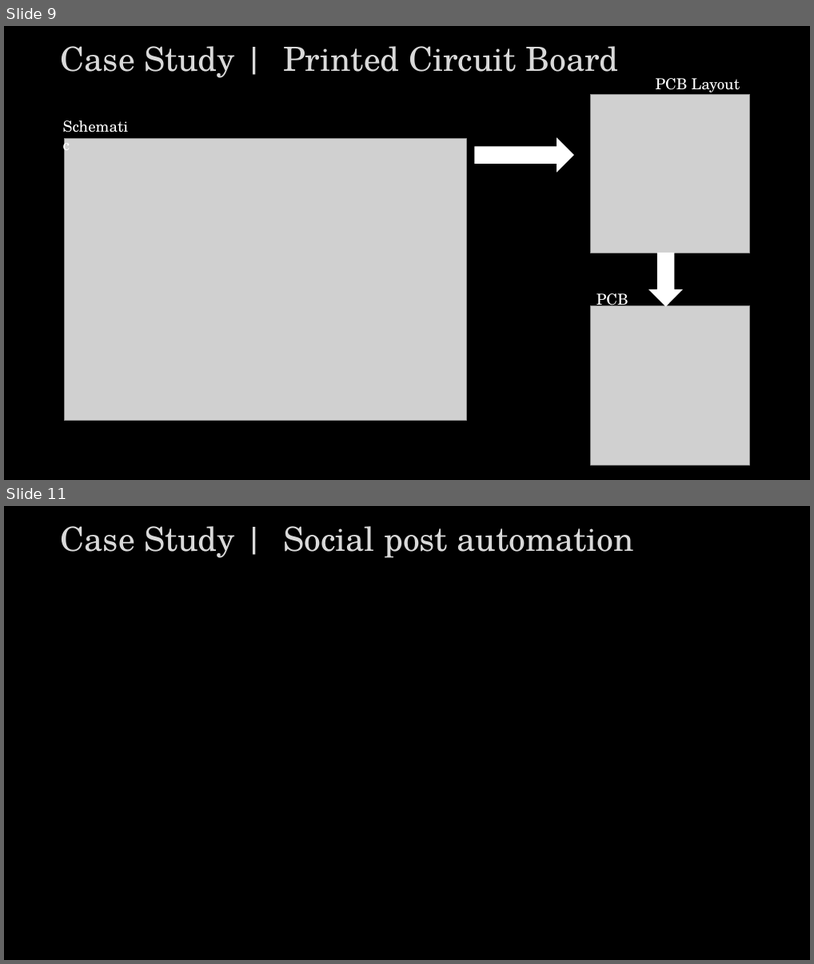
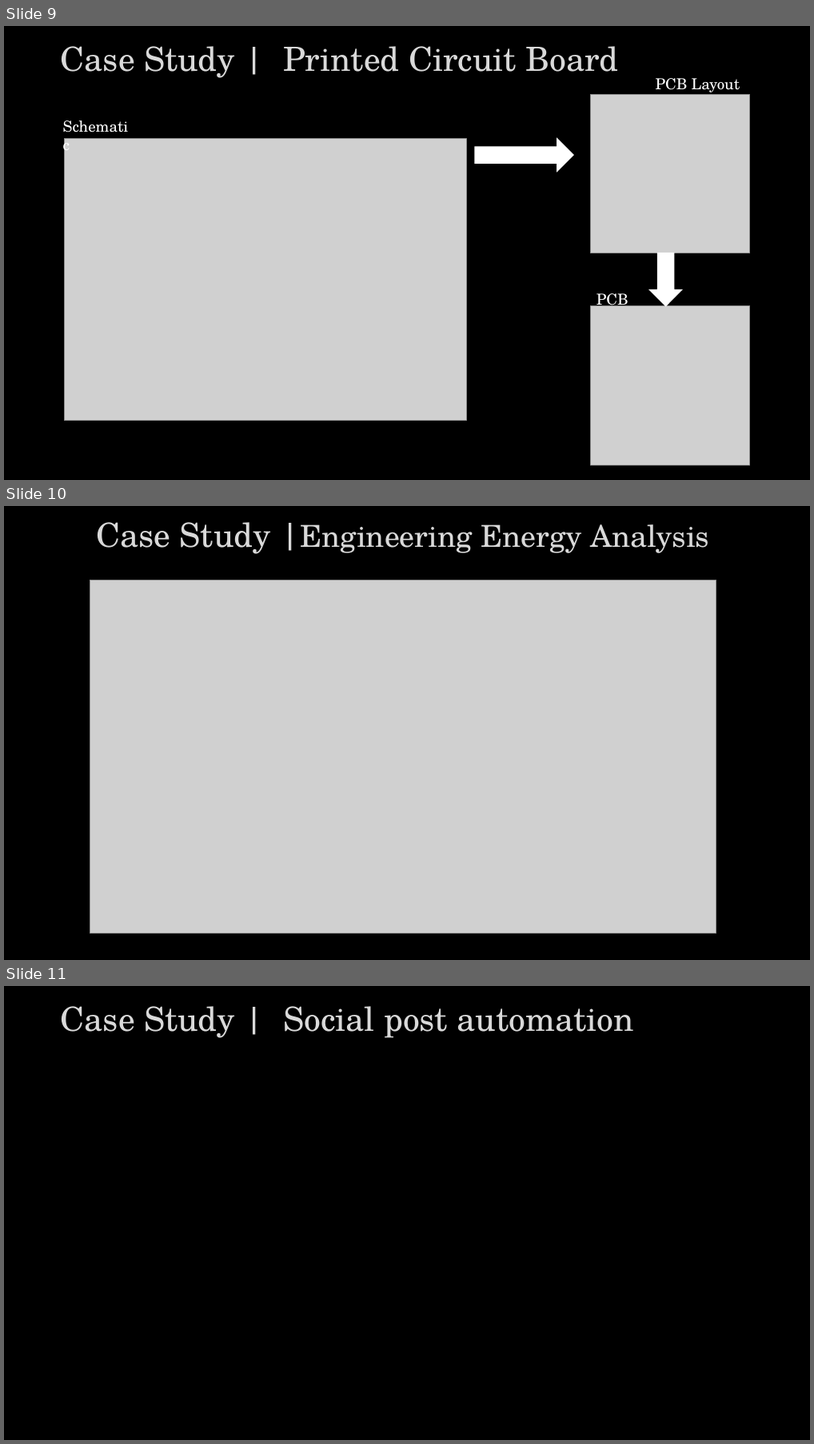
Before and after one commit to Tooblippe/tooblippe, a slide deck: assets/presentation-elements.pptx. Shown one above the other, each under a label of ours: slides 9 and 11 before the commit, slides 9, 10 and 11 after it; the slides between them are not shown. The pictures are 814x964 and 814x1444 pixels, drawn with LibreOffice and Linux fonts; fonts in the diff are those of the drawing; grey boxes stand for pictures. Boxes give left, top, right and bottom in pixels: in the first picture for what was removed or moved away, otherwise in the second. Text is boxed around its words. In the diff, an @@ line names an element or a change of style, - is before the commit and + after.

```diff
--- a/assets/presentation-elements.pptx
+++ b/assets/presentation-elements.pptx
@@ slide 10 added at (x1=4, y1=506, x2=810, y2=960), background #000000 @@
@@ title added at (x1=96, y1=522, x2=710, y2=554), 36 pt, text #D9D9D9 @@
+Case Study |Engineering Energy Analysis
@@ picture added at (x1=90, y1=580, x2=716, y2=932) @@
```
Also in this commit, not shown: 1 slide removed, 3 other files.
